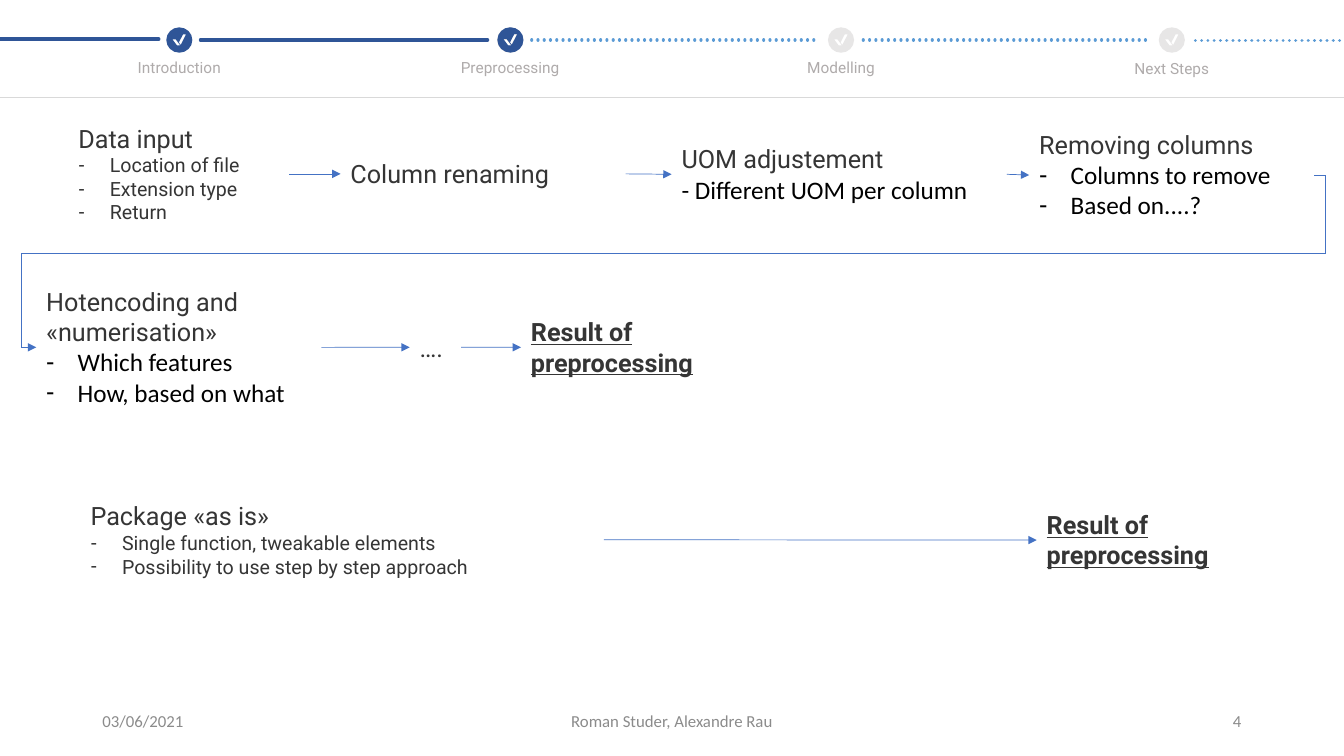
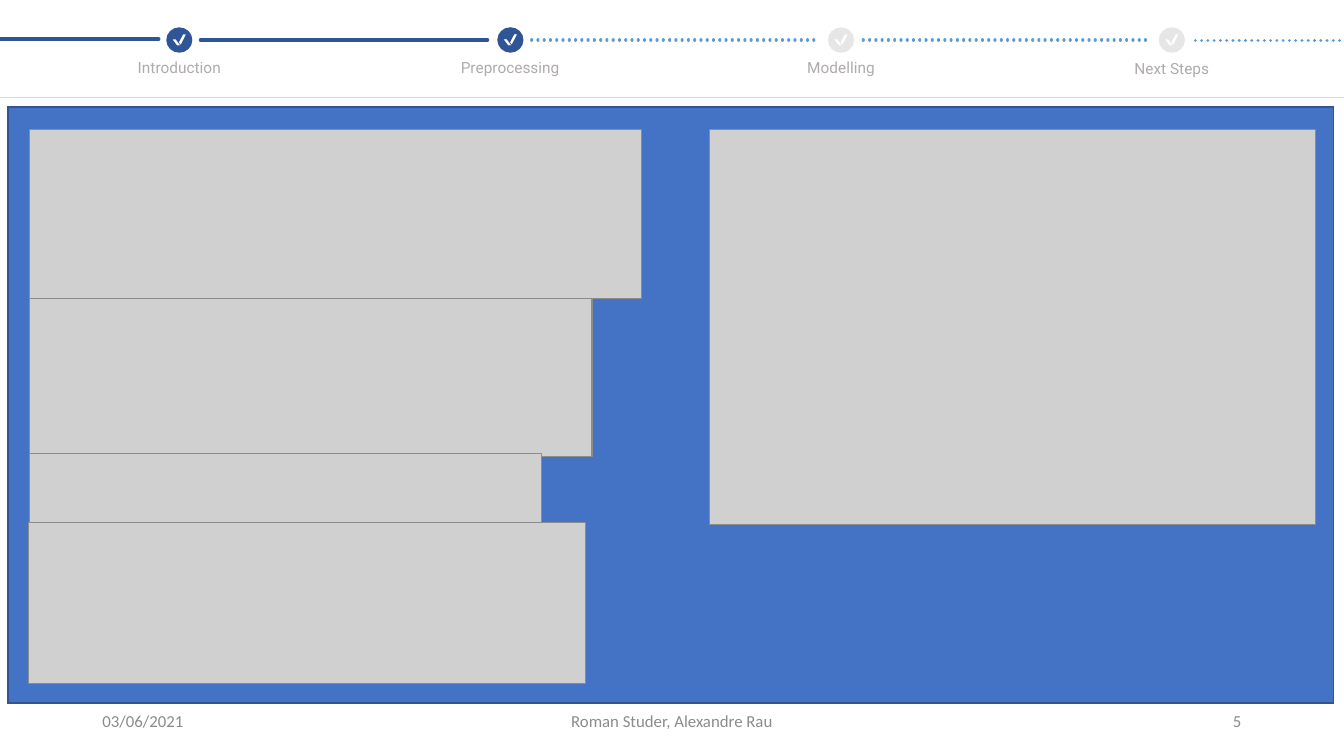
Before and after one commit to CrawTheOne/mirror_-fhnw_ds_fs2021_medical_challenge, a slide deck: slide 5 of presentation/Milestone_Presentation - Copy.pptx (slide 4 before the commit). Drawn at 1344x756 pixels with LibreOffice and Linux fonts; fonts in the diff are those of the drawing; grey boxes stand for pictures. Boxes give left, top, right and bottom in pixels: in the first picture for what was removed or moved away, otherwise in the second. Text is boxed around its words. In the diff, an @@ line names an element or a change of style, - is before the commit and + after.

```diff
--- a/presentation/Milestone_Presentation - Copy.pptx
+++ b/presentation/Milestone_Presentation - Copy.pptx
@@ rectangle added at <box>8,107,1334,703</box>, fill #4472C4, outline #325491 1 pt @@
@@ picture added at <box>29,129,641,298</box> @@
@@ text removed at <box>78,130,239,219</box> @@
-Data input
-– Location of file
-– Extension type
-– Return
@@ text removed at <box>682,149,967,203</box> @@
-UOM adjustement
-- Different UOM per column
@@ picture added at <box>710,130,1316,524</box> @@
@@ text removed at <box>1039,135,1270,214</box> @@
-Removing columns
-– Columns to remove
-– Based on....?
@@ elbow arrow removed from (1315, 175) to (36, 348) @@
@@ arrow removed from (289, 174) to (341, 174) @@
@@ text removed at <box>350,164,549,189</box> @@
-Column renaming
@@ arrow removed from (626, 174) to (671, 174) @@
@@ arrow removed from (1007, 174) to (1029, 175) @@
@@ picture added at <box>29,298,592,457</box> @@
@@ text removed at <box>46,292,284,405</box> @@
-Hotencoding and «numerisation»
-– Which features
-– How, based on what
@@ text removed at <box>409,327,461,367</box> @@
-….
@@ text removed at <box>531,322,693,378</box> @@
-Result of preprocessing
@@ arrow removed from (322, 348) to (409, 348) @@
@@ arrow removed from (462, 348) to (521, 348) @@
@@ picture added at <box>29,454,541,525</box> @@
@@ picture added at <box>28,522,585,684</box> @@
@@ text removed at <box>122,535,468,578</box> @@
-Package «as is»
-– Single function, tweakable elements
-– Possibility to use step by step approach
@@ text removed at <box>1047,515,1209,570</box> @@
-Result of preprocessing
@@ arrow removed from (604, 540) to (1037, 540) @@
@@ page number at <box>1233,716,1241,727</box>: text changed @@
-4
+5
```
Also in this commit, not shown: 4 other slides changed, 2 slides added, 1 slide removed.
